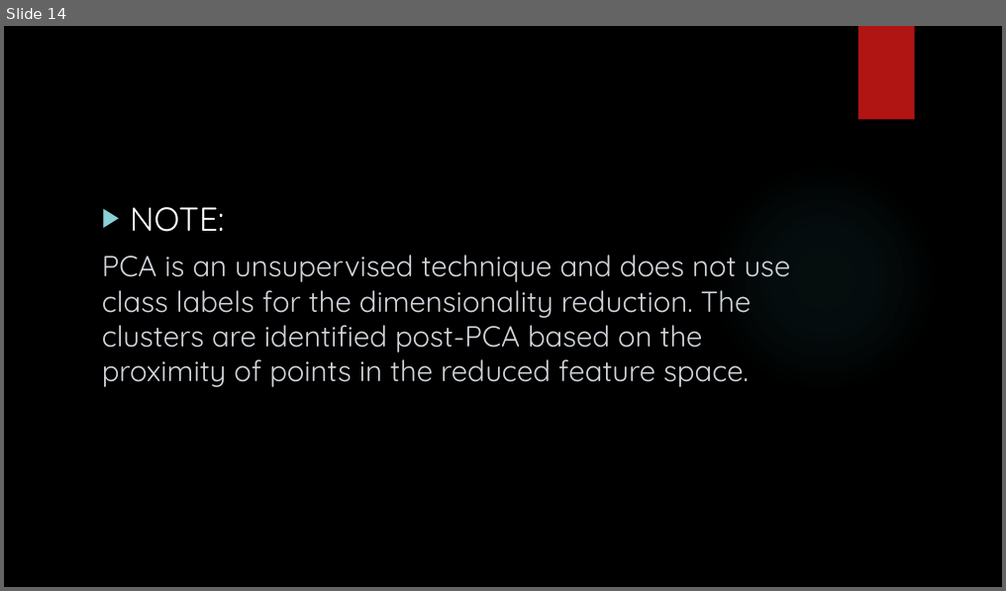
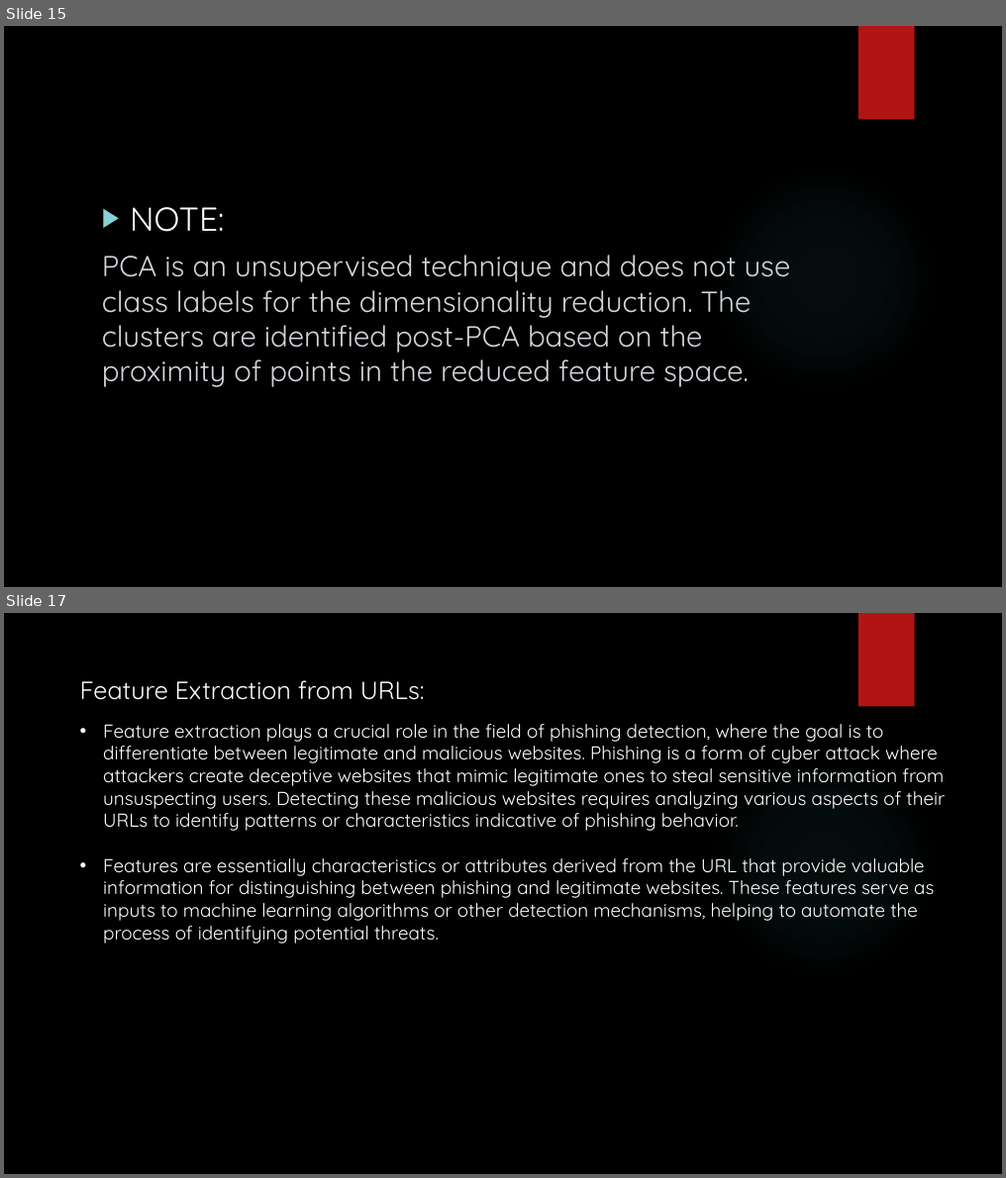
Before and after one commit to mpriyankapatil/ISU-Software_Project_2024, a slide deck: Week 4&5 Presentation.pptx. Shown one above the other, each under a label of ours: slide 14 before the commit, slides 15 and 17 after it; the slides between them are not shown. The pictures are 1006x591 and 1006x1178 pixels, drawn with LibreOffice and Linux fonts; fonts in the diff are those of the drawing; background and template pictures are left out. Boxes give left, top, right and bottom in pixels: in the first picture for what was removed or moved away, otherwise in the second. Text is boxed around its words. In the diff, an @@ line names an element or a change of style, - is before the commit and + after.

```diff
--- a/Week 4&5 Presentation.pptx
+++ b/Week 4&5 Presentation.pptx
@@ slide 17 added at [4,613,1002,1174], background picture (left out); not listed: 2 template elements that a slide beside it also shows @@
@@ text added at [80,680,944,944], 18 pt, text #FFFFFF @@
+Feature Extraction from URLs:
+• Feature extraction plays a crucial role in the field of phishing detection, where the goal is to differentiate between legitimate and malicious websites. Phishing is a form of cyber attack where attackers create deceptive websites that mimic legitimate ones to steal sensitive information from unsuspecting users. Detecting these malicious websites requires analyzing various aspects of their URLs to identify patterns or characteristics indicative of phishing behavior.
+• Features are essentially characteristics or attributes derived from the URL that provide valuable information for distinguishing between phishing and legitimate websites. These features serve as inputs to machine learning algorithms or other detection mechanisms, helping to automate the process of identifying potential threats.
@@ what was slide 14 is now slide 15 @@
```
Also in this commit, not shown: 3 slides changed, 9 other slides added.
